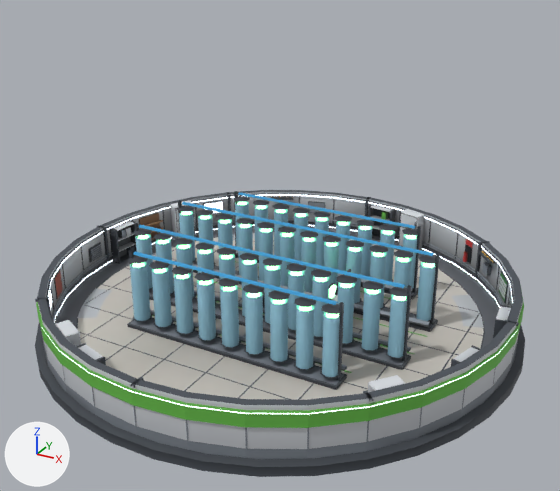
Two versions of the glTF model assets/models/algae_bioreactor_m_far.glb, one commit apart.
Both versions are drawn from a camera (50 mm lens) standing at (9.32, -16.96, 10.56) and looking at (0.31, -0.58, 2.37). Every picture has the same lights, and +X, +Y and +Z are marked at lower left. The older version comes first.

In view in the first picture: 'Base', 'Interior'.
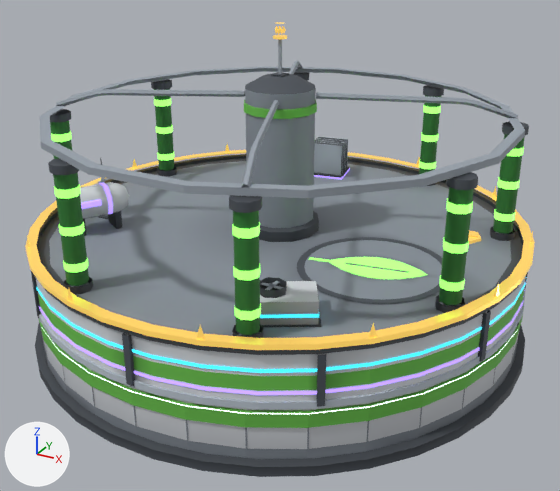
Edits to the bpy script that builds the scene:
```text
Add mat_neon_001:
    mat_neon_001 = bpy.data.materials.new('Neon.001')
    # nodes: BsdfPrincipled, Mix, OutputMaterial, VertexColor
    # colours: green #90ff67, green #6abf4b, mixed with the vertex colours
Add mat_l5gold_001:
    mat_l5gold_001 = bpy.data.materials.new('L5Gold.001')
    # nodes: BsdfPrincipled, Mix, OutputMaterial, VertexColor
    # colours: orange #cba650, orange #ffd166, mixed with the vertex colours
Add mat_l4band_001:
    mat_l4band_001 = bpy.data.materials.new('L4Band.001')
    # nodes: BsdfPrincipled, Mix, OutputMaterial, VertexColor
    # colours: purple #aa8eff, purple #a78bfa, mixed with the vertex colours
Add mat_l3band_001:
    mat_l3band_001 = bpy.data.materials.new('L3Band.001')
    # nodes: BsdfPrincipled, Mix, OutputMaterial, VertexColor
    # colours: cyan #3ee0ff, mixed with the vertex colours
Add me_roof:
    me_roof.from_pydata(...)  # 2366 vertices, 3031 faces; spans x -6.45..6.45, y -6.5..6.5, z 1.38..6.7
    # faces by material slot: [563, 2468]
    me_roof.materials.append(mat_neon_001)
    me_roof.materials.append(mat_palette_001)
Add me_l5_001:
    me_l5_001.from_pydata(...)  # 260 vertices, 292 faces; spans x -6.51..6.51, y -6.51..6.51, z 2.6..7.94
    # faces by material slot: [274, 18]
    me_l5_001.materials.append(mat_l5gold_001)
    me_l5_001.materials.append(mat_palette_001)
Add me_l4_001:
    me_l4_001.from_pydata(...)  # 224 vertices, 260 faces; spans x -6.43..6.43, y -6.43..6.43, z 1.66..3.82
    # faces by material slot: [110, 150]
    me_l4_001.materials.append(mat_l4band_001)
    me_l4_001.materials.append(mat_palette_001)
Add me_l3_001:
    me_l3_001.from_pydata(...)  # 167 vertices, 172 faces; spans x -6.43..6.43, y -6.43..6.43, z 2.18..3.35
    # faces by material slot: [80, 92]
    me_l3_001.materials.append(mat_l3band_001)
    me_l3_001.materials.append(mat_palette_001)
Add me_l2_001:
    me_l2_001.from_pydata(...)  # 148 vertices, 182 faces; spans x -6.46..6.46, y -6.46..6.46, z 1.34..4.32
    me_l2_001.materials.append(mat_palette_001)
Add ob_roof:
    ob_roof = bpy.data.objects.new('Roof', me_roof)
    ob_roof.location = (0.0, 0.0, 0.0)
Add ob_l5:
    ob_l5 = bpy.data.objects.new('L5', me_l5_001)
    ob_l5.location = (0.0, 0.0, 0.0)
Add ob_l4:
    ob_l4 = bpy.data.objects.new('L4', me_l4_001)
    ob_l4.location = (0.0, 0.0, 0.0)
Add ob_l3:
    ob_l3 = bpy.data.objects.new('L3', me_l3_001)
    ob_l3.location = (0.0, 0.0, 0.0)
Add ob_l2:
    ob_l2 = bpy.data.objects.new('L2', me_l2_001)
    ob_l2.location = (0.0, 0.0, 0.0)
```

What differs and where, as boxes [x1, y1, x2, y2] in the pictures (560 x 491 px):
'Roof', added: after [31, 61, 529, 407]
    faces in mat_palette_001: [31, 61, 529, 407]
    faces in mat_neon_001: [51, 98, 524, 320]
'L5', added: after [25, 22, 535, 350]
    faces in mat_l5gold_001: [25, 22, 535, 350]
    faces in mat_palette_001: [271, 39, 289, 77]
'L4', added: after [39, 137, 525, 395]
    faces in mat_palette_001: [80, 137, 349, 236]
    faces in mat_l4band_001: [39, 168, 525, 395]
'L3', added: after [36, 277, 527, 373]
    faces in mat_palette_001: [260, 277, 321, 327]
    faces in mat_l3band_001: [36, 277, 527, 373]
'L2', added: after [39, 158, 526, 410]
'Interior', unchanged, covered by the edit: before [77, 191, 484, 390]
